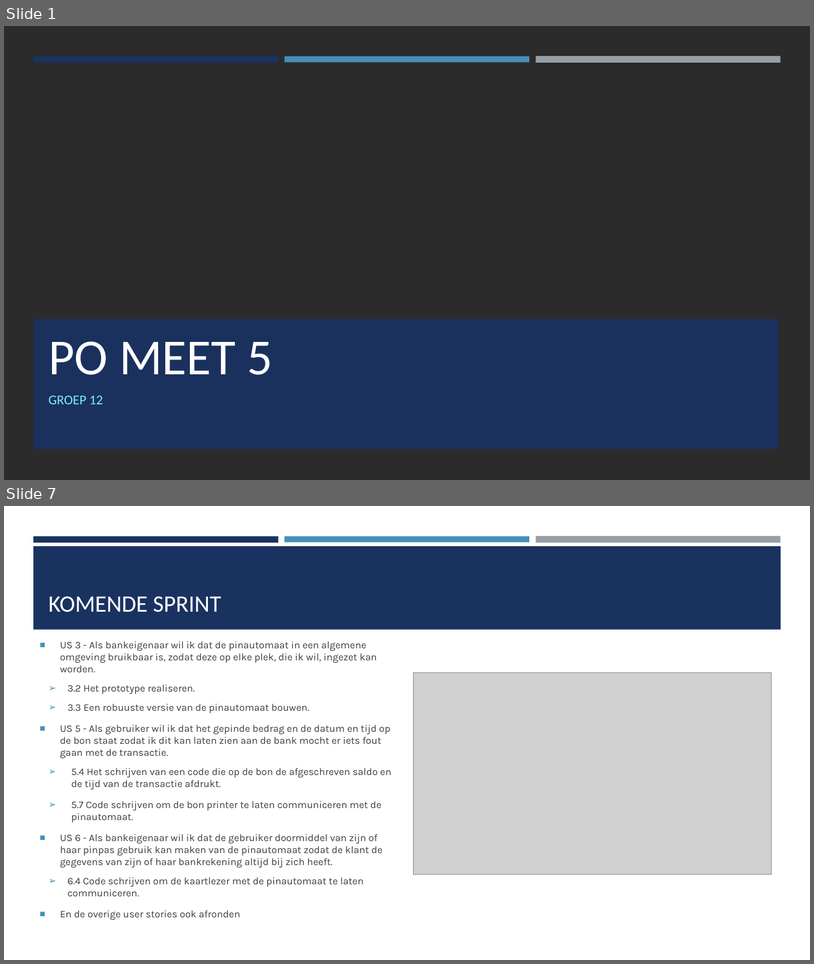
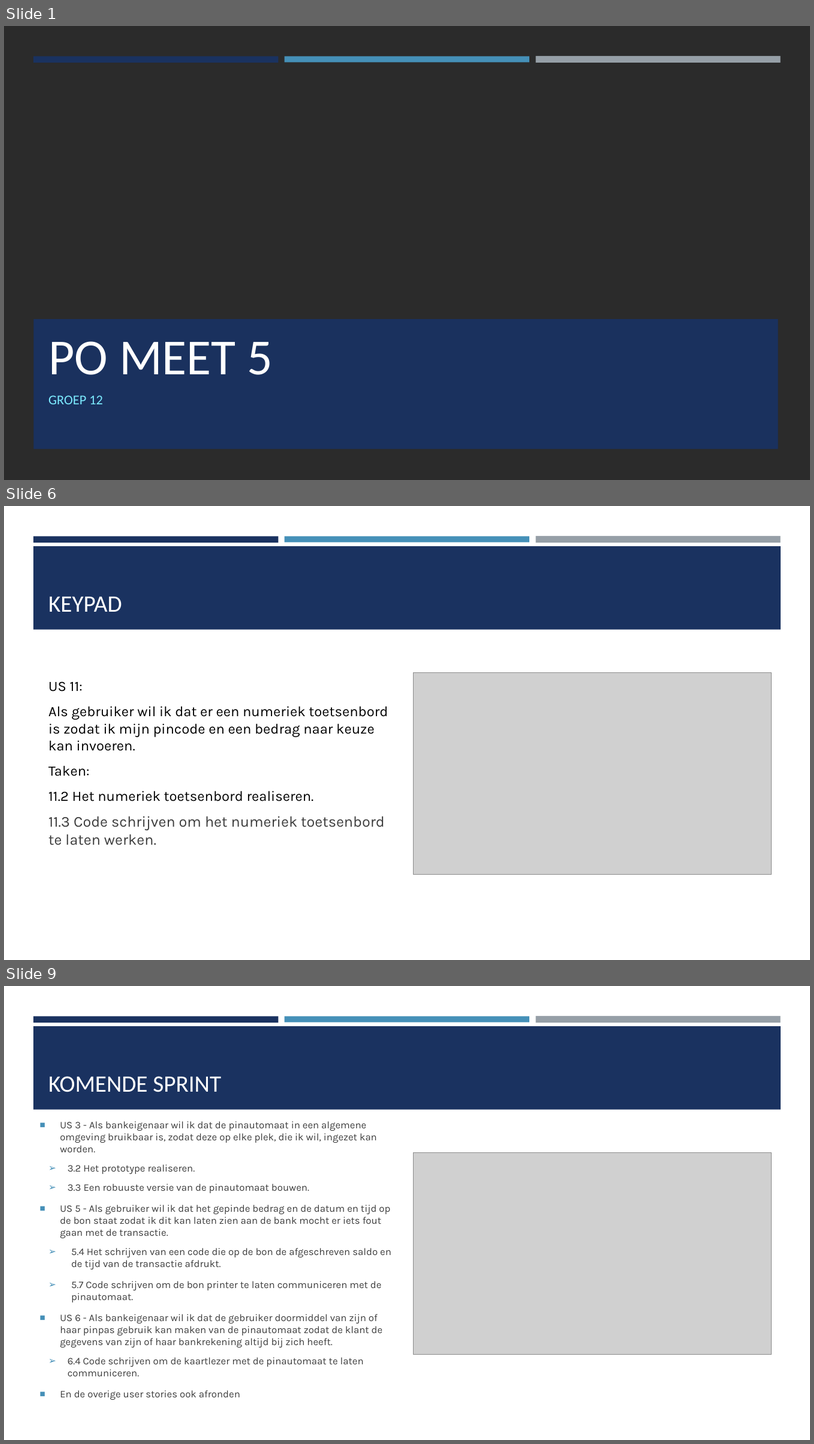
Before and after one commit to BruddaCode/Project-3-4-Bank, a slide deck: documentatie/po presentaties/PO meet 5.pptx. Shown one above the other, each under a label of ours: slides 1 and 7 before the commit, slides 1, 6 and 9 after it; the slides between them are not shown. The pictures are 814x964 and 814x1444 pixels, drawn with LibreOffice and Linux fonts; fonts in the diff are those of the drawing; grey boxes stand for pictures; background and template pictures are left out; a plain dark background stands for a picture behind light text. Boxes give left, top, right and bottom in pixels: in the first picture for what was removed or moved away, otherwise in the second. Text is boxed around its words. In the diff, an @@ line names an element or a change of style, - is before the commit and + after.

```diff
--- a/documentatie/po presentaties/PO meet 5.pptx
+++ b/documentatie/po presentaties/PO meet 5.pptx
@@ slide 6 added at [4, 506, 810, 960], background #FFFFFF; not listed: 4 template elements that a slide beside it also shows @@
@@ title added at [48, 597, 122, 612], 28 pt, text #FFFFFF @@
+KEYPAD
@@ text added at [48, 681, 388, 845], 17 pt, text #000000 @@
+US 11:
+Als gebruiker wil ik dat er een numeriek toetsenbord is zodat ik mijn pincode en een bedrag naar keuze kan invoeren.
+Taken:
+11.2 Het numeriek toetsenbord realiseren.
+11.3 Code schrijven om het numeriek toetsenbord te laten werken.
@@ picture added at [414, 673, 772, 875] @@
@@ what was slide 7 is now slide 9 @@
```
Also in this commit, not shown: 5 slides changed, 1 other slide added.
